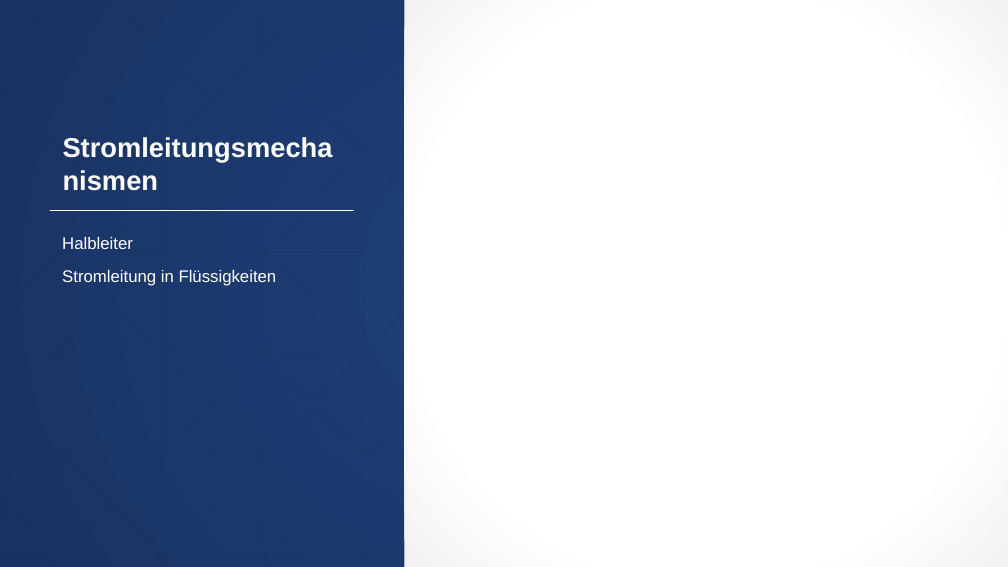
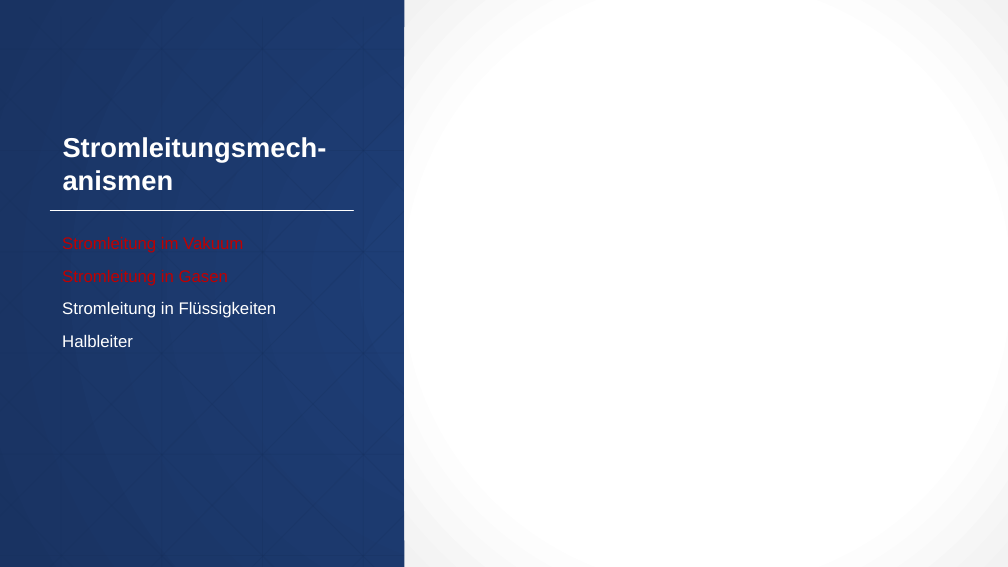
Before and after one commit to renezurbruegg/pvk_nus1, a slide deck: slide 30 of präsentation/pvk_slides_2.pptx (slide 29 before the commit). Drawn at 1008x567 pixels with LibreOffice and Linux fonts; fonts in the diff are those of the drawing. Boxes give left, top, right and bottom in pixels: in the first picture for what was removed or moved away, otherwise in the second. Text is boxed around its words. In the diff, an @@ line names an element or a change of style, - is before the commit and + after.

```diff
--- a/präsentation/pvk_slides_2.pptx
+++ b/präsentation/pvk_slides_2.pptx
@@ title at box(63, 137, 327, 191): text changed @@
-Stromleitungsmechanismen
+Stromleitungsmech-anismen
@@ text at box(62, 237, 277, 318): paragraphs added @@
+Stromleitung im Vakuum
+Stromleitung in Gasen
+Stromleitung in Flüssigkeiten
@@ text at box(62, 270, 277, 286): paragraph removed @@
-Stromleitung in Flüssigkeiten
```
Also in this commit, not shown: 18 other slides changed, 33 slides added, 7 slides removed, 1 other file.
